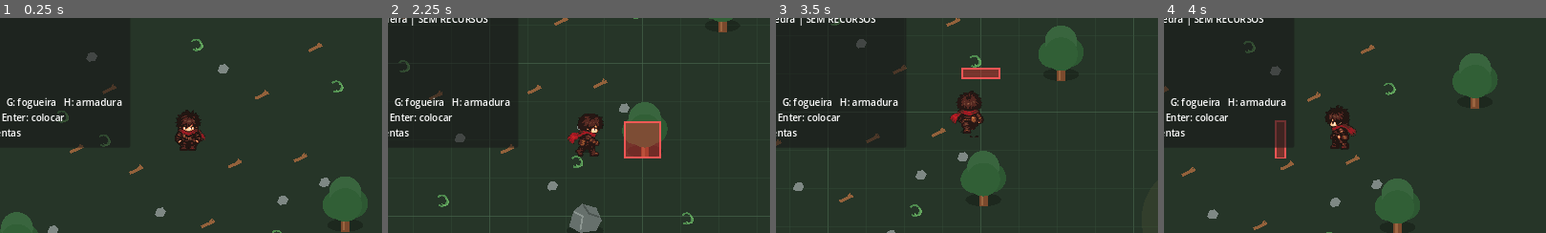
Above: before the commit, frames 1-4 (left to right).
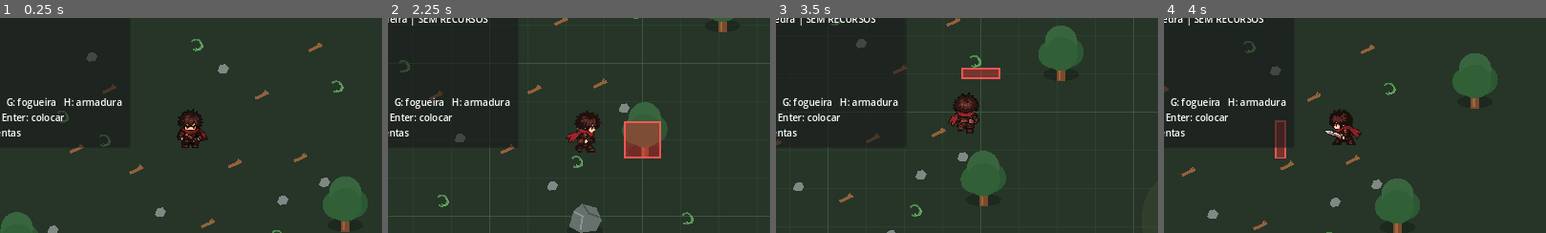
Above: after the commit, the same moments.

Repository: janduyankiingles-ops/Fantasy-Sandbox
Game: Godot game, scene res://scenes/main.tscn
The game is run twice, just before and just after one commit, with the same random seed, the same clock (stepped at 60 frames per second) and the same inputs.
Inputs:
- Up to frame 1 (0.25 s): no input
- Up to frame 2 (2.25 s): tap Enter at 0.5 s; hold D 0.53-1.28 s; tap I at 0.6 s; tap Space at 0.77, 1.52 s; hold S 1.28-2.03 s; tap C at 1.35 s; hold D from 2.03 s (still down); tap B at 2.1 s
- Up to frame 3 (3.5 s): release D at 2.78 s; hold W from 2.78 s (still down); tap Q at 2.85 s; tap Space at 3.02 s
- Up to frame 4 (4 s): release W at 3.53 s; hold A from 3.53 s (still down); tap R at 3.6 s; tap Space at 3.77 s
The pictures show only the part of the screen within x 25-75%, y 22-72%; the shares and areas given below are measured in that part.

The runs differ from the first frame. In frame 1, 0.6% of the frame differs, in the area x 45-55%, y 42-62%; in frame 2, 0.8%; in frame 3, 0.8%; in frame 4, 0.9%, in the area x 42-52%, y 40-62%.

Commit message:
v0.0.23: use regenerated sprite strips as official player

Diff:
--- a/scenes/player.tscn
+++ b/scenes/player.tscn
@@ -1,8 +1,7 @@
-[gd_scene load_steps=5 format=3]
+[gd_scene load_steps=4 format=3]
 
 [ext_resource type="Script" path="res://scripts/player.gd" id="1"]
-[ext_resource type="Script" path="res://scripts/player_original_visual.gd" id="2_visual"]
-[ext_resource type="Script" path="res://scripts/player_modular_part.gd" id="3_part"]
+[ext_resource type="Script" path="res://scripts/player_v023_visual.gd" id="2_visual"]
 
 [sub_resource type="CapsuleShape2D" id="CapsuleShape2D_player"]
 radius = 11.0
@@ -11,23 +10,8 @@
 [node name="Player" type="CharacterBody2D"]
 script = ExtResource("1")
 
-[node name="Visual" type="Node2D" parent="."]
+[node name="Visual" type="Sprite2D" parent="."]
 script = ExtResource("2_visual")
-
-[node name="Shadow" type="Node2D" parent="Visual"]
-z_index = -2
-position = Vector2(0, 25)
-script = ExtResource("3_part")
-part_type = "shadow"
-
-[node name="Sprite" type="Sprite2D" parent="Visual"]
-z_index = 1
-centered = true
-
-[node name="Tool" type="Node2D" parent="Visual"]
-z_index = 2
-script = ExtResource("3_part")
-part_type = "tool"
 
 [node name="CollisionShape2D" type="CollisionShape2D" parent="."]
 position = Vector2(0, 2)
